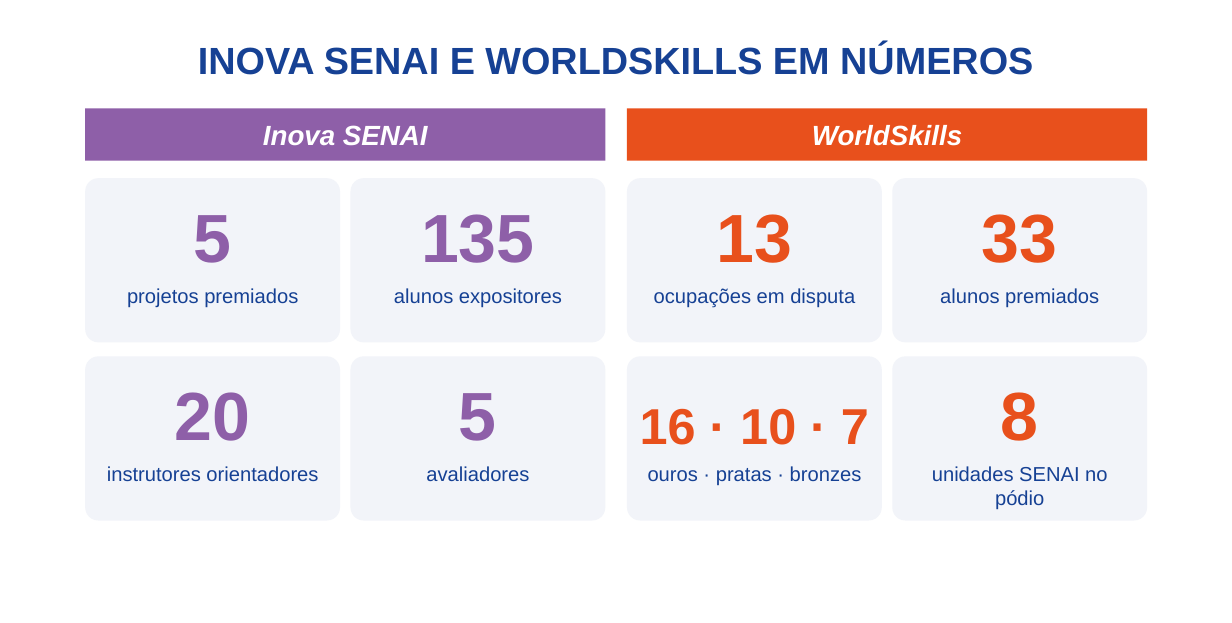
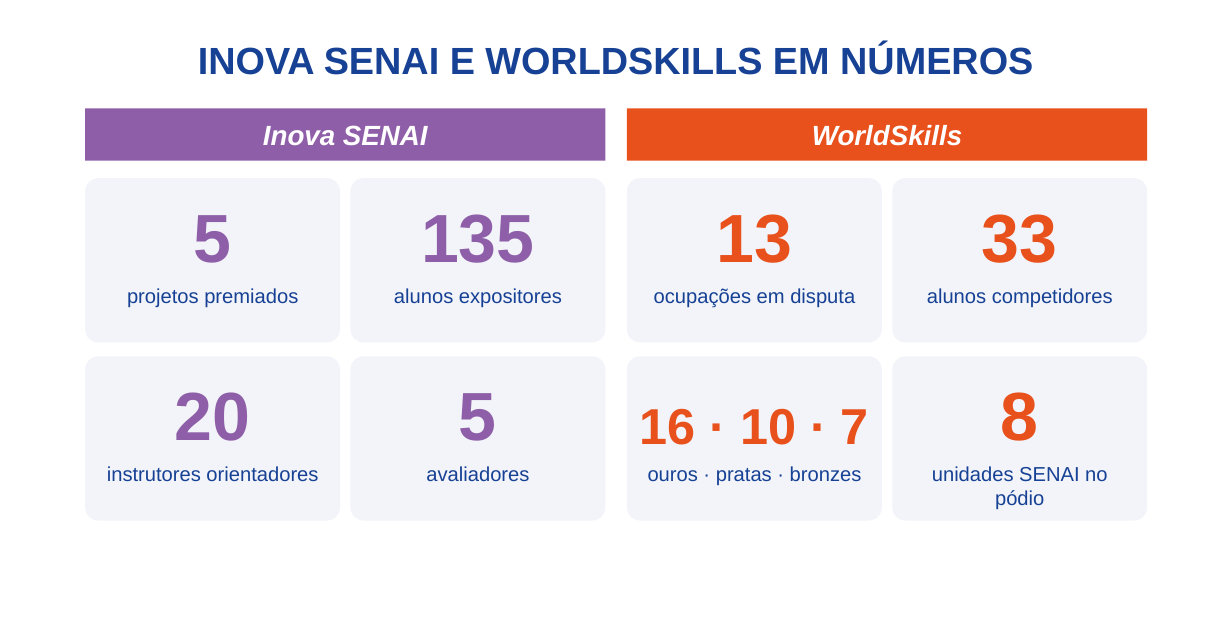
Before and after one commit to renissonsouza-crypto/07-10-26, a slide deck: slide 2 of relatorio-encerramento/Relatorio_Encerramento_Inova_WorldSkills_ES_2026.pptx. Drawn at 1232x623 pixels with LibreOffice and Linux fonts; fonts in the diff are those of the drawing; background and template pictures are left out. Boxes give left, top, right and bottom in pixels: in the first picture for what was removed or moved away, otherwise in the second. Text is boxed around its words. In the diff, an @@ line names an element or a change of style, - is before the commit and + after.

```diff
--- a/relatorio-encerramento/Relatorio_Encerramento_Inova_WorldSkills_ES_2026.pptx
+++ b/relatorio-encerramento/Relatorio_Encerramento_Inova_WorldSkills_ES_2026.pptx
@@ text at (x1=927, y1=288, x2=1113, y2=307): text changed @@
-alunos premiados
+alunos competidores
```
Also in this commit, not shown: 1 other file.
